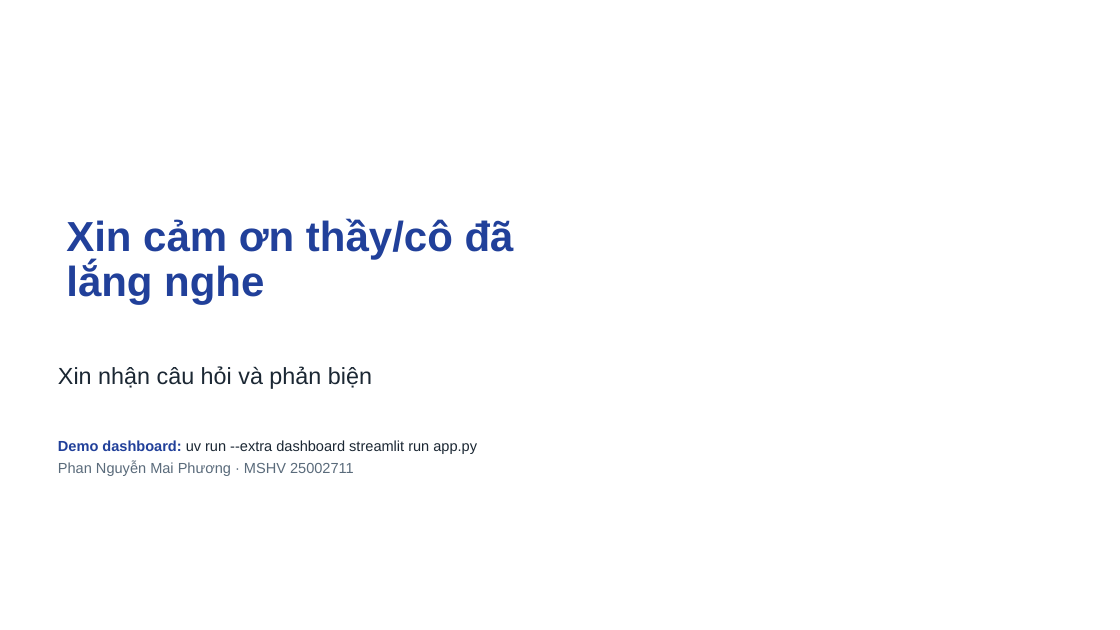
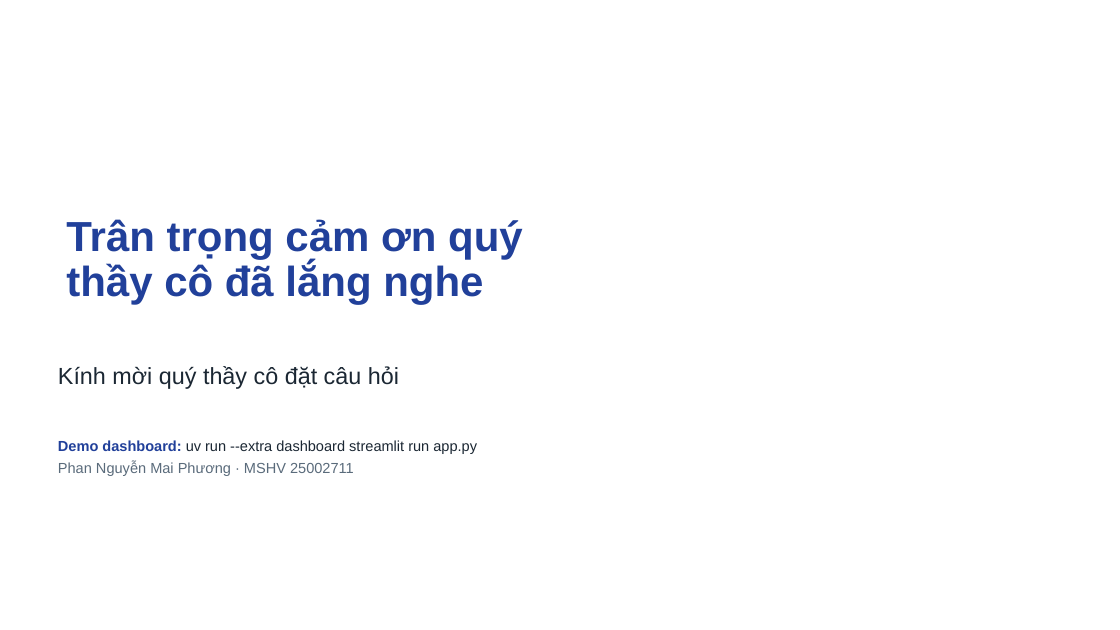
Before and after one commit to ti014/tinasa-cmapss-rul-prediction, a slide deck: slide 20 of slides/cmapss_fd001_presentation.pptx. Drawn at 1120x630 pixels with LibreOffice and Linux fonts; fonts in the diff are those of the drawing; background and template pictures are left out. Boxes give left, top, right and bottom in pixels: in the first picture for what was removed or moved away, otherwise in the second. Text is boxed around its words. In the diff, an @@ line names an element or a change of style, - is before the commit and + after.

```diff
--- a/slides/cmapss_fd001_presentation.pptx
+++ b/slides/cmapss_fd001_presentation.pptx
@@ title at <box>66,219,523,305</box>: text changed @@
-Xin cảm ơn thầy/cô đã lắng nghe
+Trân trọng cảm ơn quý thầy cô đã lắng nghe
@@ text at <box>58,366,399,389</box>: text changed @@
-Xin nhận câu hỏi và phản biện
+Kính mời quý thầy cô đặt câu hỏi
```
Also in this commit, not shown: 19 other slides changed, 24 other files.
